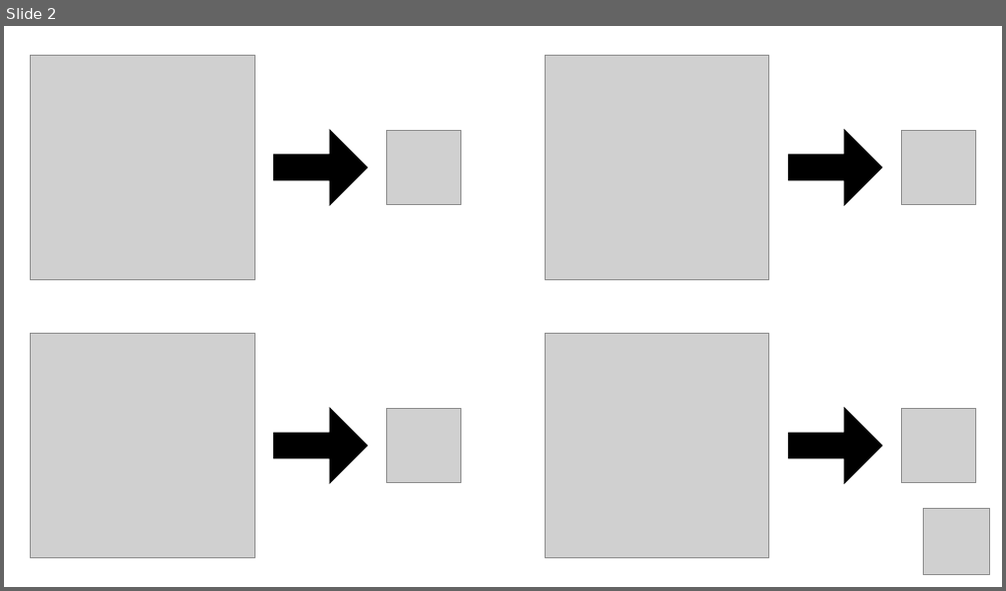
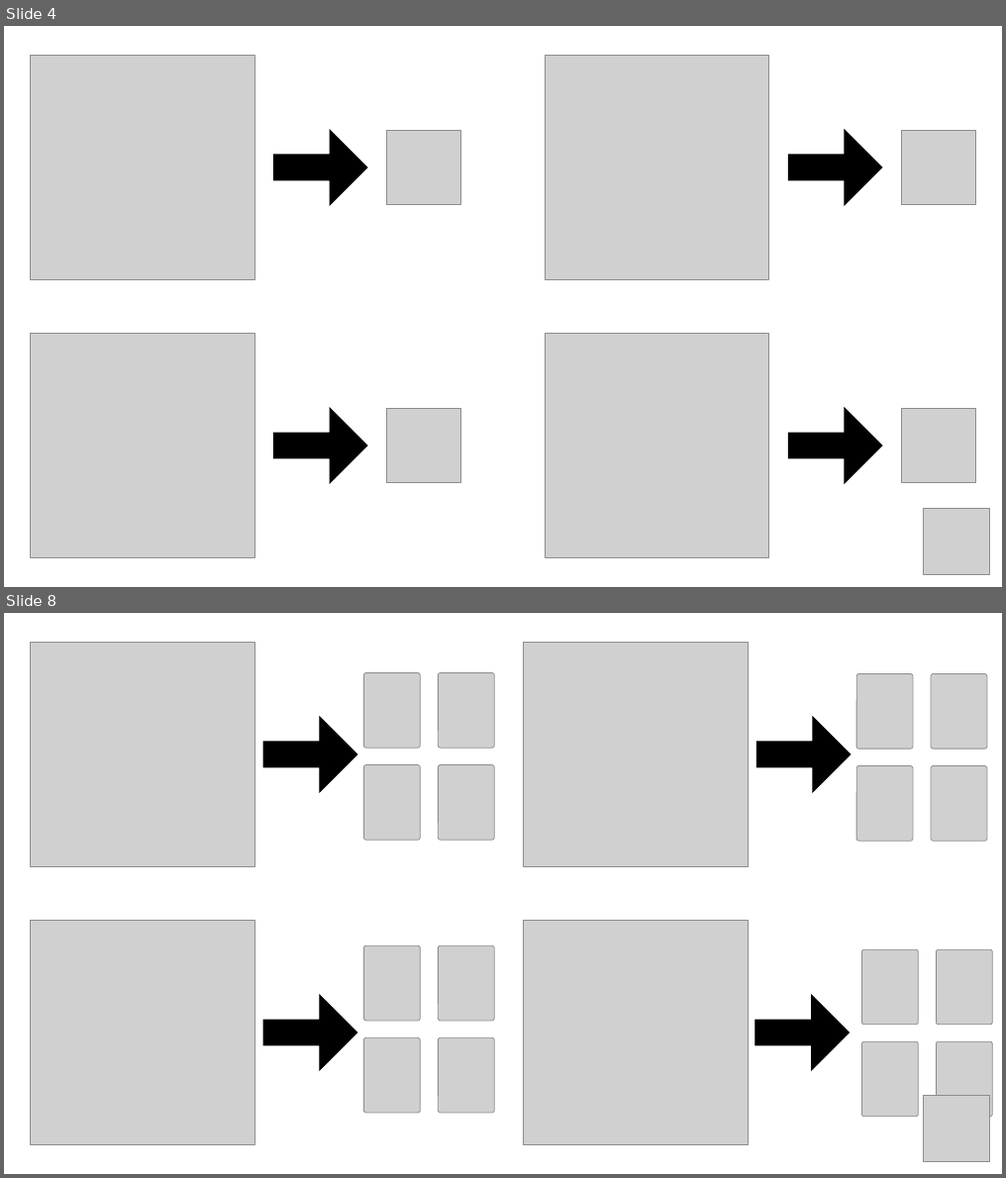
Before and after one commit to andreagraystein/LEL, a slide deck: Slides/intro_scenario.pptx. Shown one above the other, each under a label of ours: slide 2 before the commit, slides 4 and 8 after it; the slides between them are not shown. The pictures are 1006x591 and 1006x1178 pixels, drawn with LibreOffice and Linux fonts; fonts in the diff are those of the drawing; grey boxes stand for pictures. Boxes give left, top, right and bottom in pixels: in the first picture for what was removed or moved away, otherwise in the second. Text is boxed around its words. In the diff, an @@ line names an element or a change of style, - is before the commit and + after.

```diff
--- a/Slides/intro_scenario.pptx
+++ b/Slides/intro_scenario.pptx
@@ slide 8 added at bbox=[4, 613, 1002, 1174], background #FFFFFF @@
@@ picture added at bbox=[30, 642, 254, 866] @@
@@ picture added at bbox=[524, 642, 748, 866] @@
@@ picture added at bbox=[364, 672, 420, 748] @@
@@ picture added at bbox=[439, 672, 494, 748] @@
@@ picture added at bbox=[856, 673, 913, 749] @@
@@ picture added at bbox=[931, 673, 987, 749] @@
@@ right arrow added at bbox=[263, 717, 357, 792], fill #000000, outline #000000 1 pt @@
@@ right arrow added at bbox=[757, 717, 850, 792], fill #000000, outline #000000 1 pt @@
@@ picture added at bbox=[364, 765, 420, 840] @@
@@ picture added at bbox=[439, 765, 494, 840] @@
@@ picture added at bbox=[856, 765, 913, 841] @@
@@ picture added at bbox=[931, 765, 987, 841] @@
@@ picture added at bbox=[30, 921, 254, 1146] @@
@@ picture added at bbox=[524, 921, 748, 1146] @@
@@ picture added at bbox=[364, 947, 420, 1021] @@
@@ picture added at bbox=[439, 947, 494, 1021] @@
@@ picture added at bbox=[862, 950, 918, 1025] @@
@@ picture added at bbox=[936, 950, 992, 1025] @@
@@ right arrow added at bbox=[263, 995, 357, 1070], fill #000000, outline #000000 1 pt @@
@@ right arrow added at bbox=[755, 995, 849, 1070], fill #000000, outline #000000 1 pt @@
@@ picture added at bbox=[364, 1039, 420, 1113] @@
@@ picture added at bbox=[439, 1039, 494, 1113] @@
@@ picture added at bbox=[862, 1042, 918, 1117] @@
@@ picture added at bbox=[936, 1042, 992, 1117] @@
@@ picture added at bbox=[924, 1095, 990, 1161] @@
@@ what was slide 2 is now slide 4 @@
```
Also in this commit, not shown: 1 slide changed, 4 other slides added, 2 slides removed, 55 other files.
